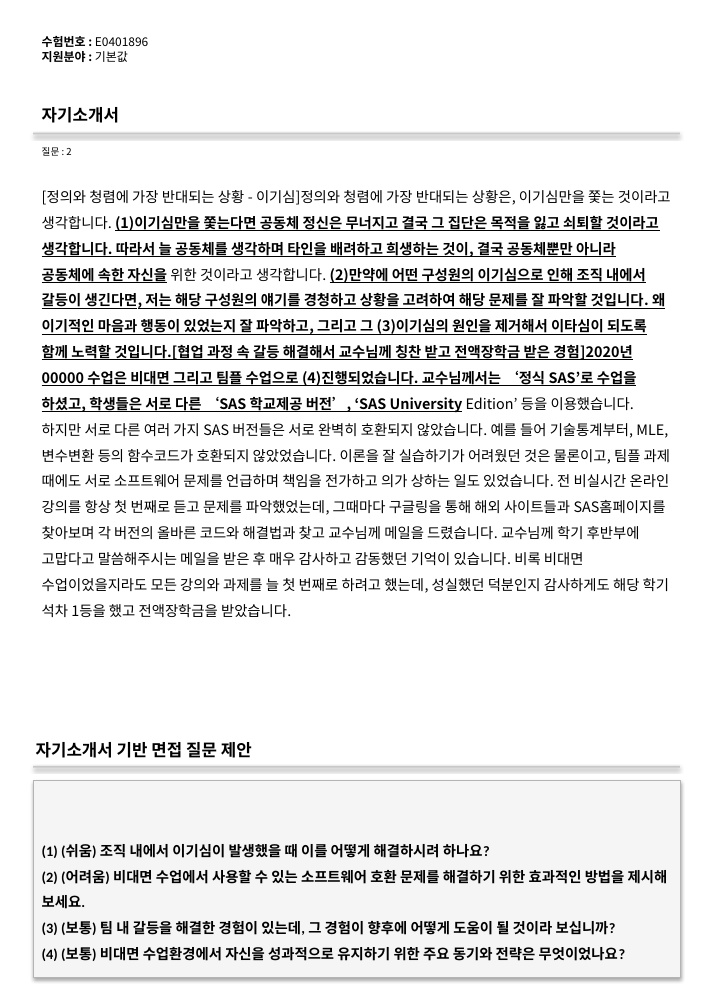
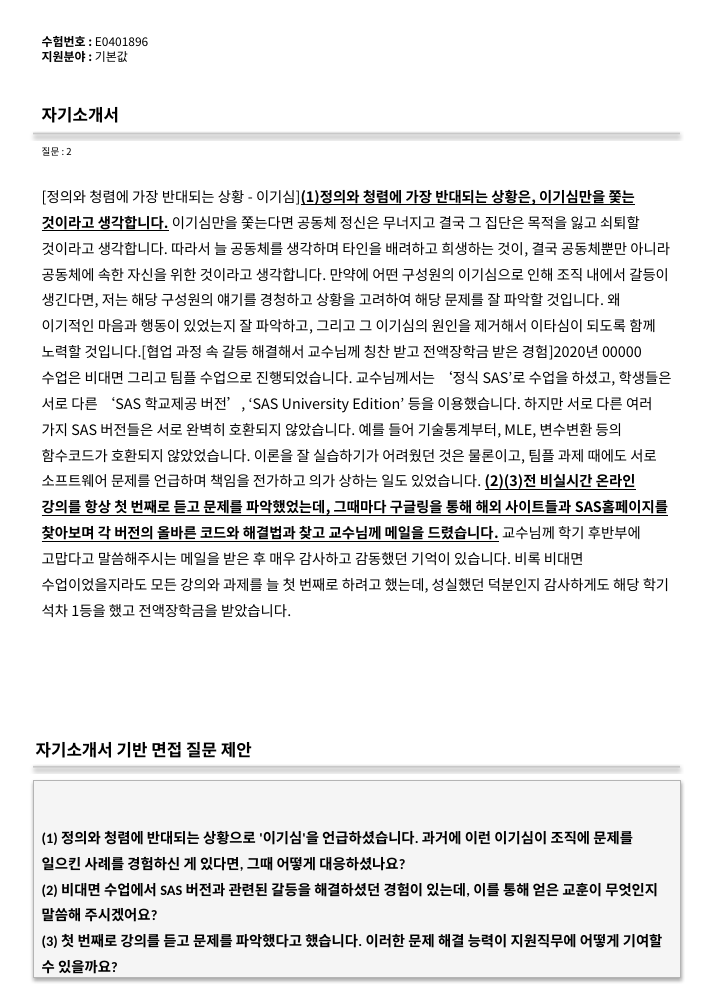
Before and after one commit to DaeGul2/isbr-auto-questionnaire, a slide deck: slide 2 of flask-server/outputs/output.pptx. Drawn at 713x1008 pixels with LibreOffice and Linux fonts; fonts in the diff are those of the drawing. Boxes give left, top, right and bottom in pixels: in the first picture for what was removed or moved away, otherwise in the second. Text is boxed around its words. In the diff, an @@ line names an element or a change of style, - is before the commit and + after.

Commit message:
프롬프트 및 파싱방법수정
원본 근거 텍스트 뱉고 그거 기반으로 인덱스검색

```diff
--- a/flask-server/outputs/output.pptx
+++ b/flask-server/outputs/output.pptx
@@ text at [42,188,672,617]: text changed @@
-[정의와 청렴에 가장 반대되는 상황 - 이기심]정의와 청렴에 가장 반대되는 상황은, 이기심만을 쫓는 것이라고 생각합니다. (1)이기심만을 쫓는다면 공동체 정신은 무너지고 결국 그 집단은 목적을 잃고 쇠퇴할 것이라고 생각합니다. 따라서 늘 공동체를 생각하며 타인을 배려하고 희생하는 것이, 결국 공동체뿐만 아니라 공동체에 속한 자신을 위한 것이라고 생각합니다. (2)만약에 어떤 구성원의 이기심으로 인해 조직 내에서 갈등이 생긴다면, 저는 해당 구성원의 얘기를 경청하고 상황을 고려하여 해당 문제를 잘 파악할 것입니다. 왜 이기적인 마음과 행동이 있었는지 잘 파악하고, 그리고 그 (3)이기심의 원인을 제거해서 이타심이 되도록 함께 노력할 것입니다.[협업 과정 속 갈등 해결해서 교수님께 칭찬 받고 전액장학금 받은 경험]2020년 00000 수업은 비대면 그리고 팀플 수업으로 (4)진행되었습니다. 교수님께서는 ‘정식 SAS’로 수업을 하셨고, 학생들은 서로 다른 ‘SAS 학교제공 버전’, ‘SAS University Edition’ 등을 이용했습니다. 하지만 서로 다른 여러 가지 SAS 버전들은 서로 완벽히 호환되지 않았습니다. 예를 들어 기술통계부터, MLE, 변수변환 등의 함수코드가 호환되지 않았었습니다. 이론을 잘 실습하기가 어려웠던 것은 물론이고, 팀플 과제 때에도 서로 소프트웨어 문제를 언급하며 책임을 전가하고 의가 상하는 일도 있었습니다. 전 비실시간 온라인 강의를 항상 첫 번째로 듣고 문제를 파악했었는데, 그때마다 구글링을 통해 해외 사이트들과 SAS홈페이지를 찾아보며 각 버전의 올바른 코드와 해결법과 찾고 교수님께 메일을 드렸습니다. 교수님께 학기 후반부에 고맙다고 말씀해주시는 메일을 받은 후 매우 감사하고 감동했던 기억이 있습니다. 비록 비대면 수업이었을지라도 모든 강의와 과제를 늘 첫 번째로 하려고 했는데, 성실했던 덕분인지 감사하게도 해당 학기 석차 1등을 했고 전액장학금을 받았습니다.
+[정의와 청렴에 가장 반대되는 상황 - 이기심](1)정의와 청렴에 가장 반대되는 상황은, 이기심만을 쫓는 것이라고 생각합니다. 이기심만을 쫓는다면 공동체 정신은 무너지고 결국 그 집단은 목적을 잃고 쇠퇴할 것이라고 생각합니다. 따라서 늘 공동체를 생각하며 타인을 배려하고 희생하는 것이, 결국 공동체뿐만 아니라 공동체에 속한 자신을 위한 것이라고 생각합니다. 만약에 어떤 구성원의 이기심으로 인해 조직 내에서 갈등이 생긴다면, 저는 해당 구성원의 얘기를 경청하고 상황을 고려하여 해당 문제를 잘 파악할 것입니다. 왜 이기적인 마음과 행동이 있었는지 잘 파악하고, 그리고 그 이기심의 원인을 제거해서 이타심이 되도록 함께 노력할 것입니다.[협업 과정 속 갈등 해결해서 교수님께 칭찬 받고 전액장학금 받은 경험]2020년 00000 수업은 비대면 그리고 팀플 수업으로 진행되었습니다. 교수님께서는 ‘정식 SAS’로 수업을 하셨고, 학생들은 서로 다른 ‘SAS 학교제공 버전’, ‘SAS University Edition’ 등을 이용했습니다. 하지만 서로 다른 여러 가지 SAS 버전들은 서로 완벽히 호환되지 않았습니다. 예를 들어 기술통계부터, MLE, 변수변환 등의 함수코드가 호환되지 않았었습니다. 이론을 잘 실습하기가 어려웠던 것은 물론이고, 팀플 과제 때에도 서로 소프트웨어 문제를 언급하며 책임을 전가하고 의가 상하는 일도 있었습니다. (2)(3)전 비실시간 온라인 강의를 항상 첫 번째로 듣고 문제를 파악했었는데, 그때마다 구글링을 통해 해외 사이트들과 SAS홈페이지를 찾아보며 각 버전의 올바른 코드와 해결법과 찾고 교수님께 메일을 드렸습니다. 교수님께 학기 후반부에 고맙다고 말씀해주시는 메일을 받은 후 매우 감사하고 감동했던 기억이 있습니다. 비록 비대면 수업이었을지라도 모든 강의와 과제를 늘 첫 번째로 하려고 했는데, 성실했던 덕분인지 감사하게도 해당 학기 석차 1등을 했고 전액장학금을 받았습니다.
@@ text in rectangle at [42,831,663,974]: text changed @@
-(1) (쉬움) 조직 내에서 이기심이 발생했을 때 이를 어떻게 해결하시려 하나요?
-(2) (어려움) 비대면 수업에서 사용할 수 있는 소프트웨어 호환 문제를 해결하기 위한 효과적인 방법을 제시해 보세요.
-(3) (보통) 팀 내 갈등을 해결한 경험이 있는데, 그 경험이 향후에 어떻게 도움이 될 것이라 보십니까?
-(4) (보통) 비대면 수업환경에서 자신을 성과적으로 유지하기 위한 주요 동기와 전략은 무엇이었나요?
+(1) 정의와 청렴에 반대되는 상황으로 '이기심'을 언급하셨습니다. 과거에 이런 이기심이 조직에 문제를 일으킨 사례를 경험하신 게 있다면, 그때 어떻게 대응하셨나요?
+(2) 비대면 수업에서 SAS 버전과 관련된 갈등을 해결하셨던 경험이 있는데, 이를 통해 얻은 교훈이 무엇인지 말씀해 주시겠어요?
+(3) 첫 번째로 강의를 듣고 문제를 파악했다고 했습니다. 이러한 문제 해결 능력이 지원직무에 어떻게 기여할 수 있을까요?
```
Also in this commit, not shown: 15 other slides changed, 180 slides removed, 11 other files.
